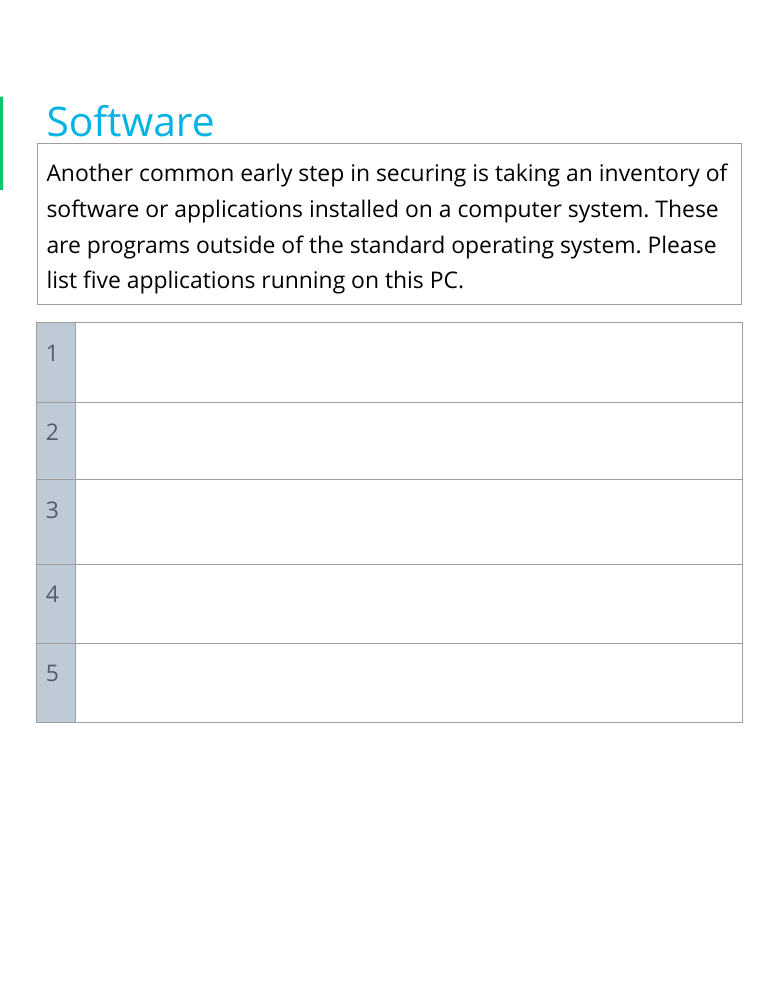
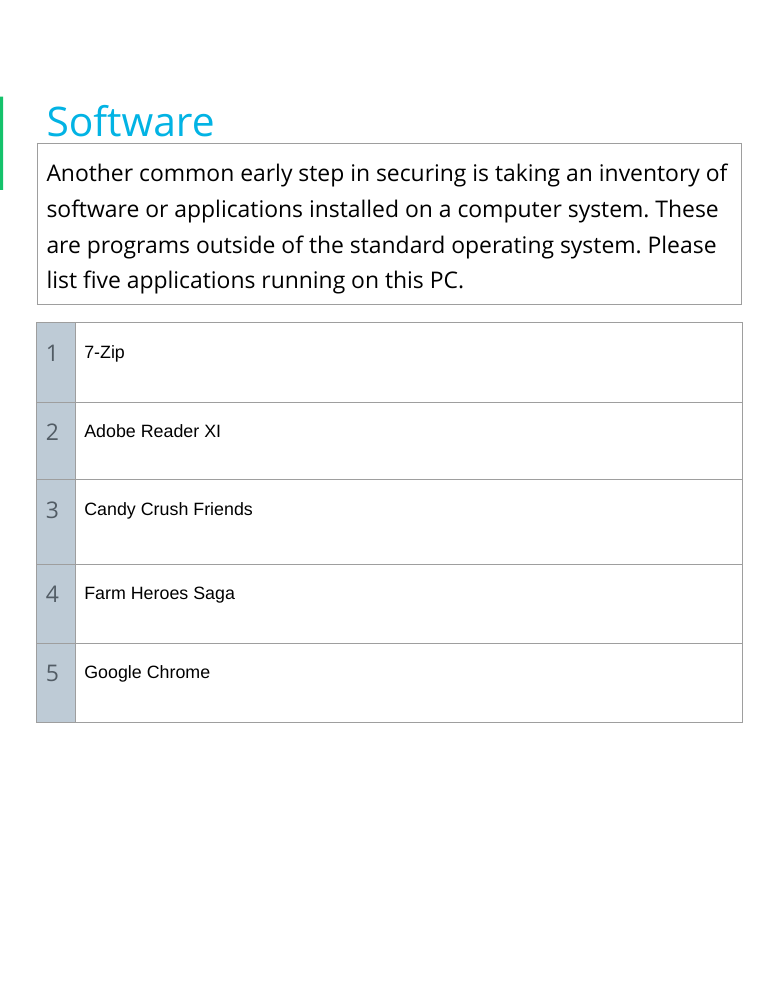
Before and after one commit to ZG089/DECI-PROJEKT, a slide deck: slide 5 of Project A/cyber-track-cubs-project-1-project-starter-template.pptx. Drawn at 779x1008 pixels with LibreOffice and Linux fonts; fonts in the diff are those of the drawing; background and template pictures are left out. Boxes give left, top, right and bottom in pixels: in the first picture for what was removed or moved away, otherwise in the second. Text is boxed around its words. In the diff, an @@ line names an element or a change of style, - is before the commit and + after.

```diff
--- a/Project A/cyber-track-cubs-project-1-project-starter-template.pptx
+++ b/Project A/cyber-track-cubs-project-1-project-starter-template.pptx
@@ table at <box>37,323,742,723</box> @@
-row 1, column 2: 
+row 1, column 2: 7-Zip
-row 2, column 2: 
+row 2, column 2: Adobe Reader XI
-row 3, column 2: 
+row 3, column 2: Candy Crush Friends
-row 4, column 2: 
+row 4, column 2: Farm Heroes Saga
-row 5, column 2: 
+row 5, column 2: Google Chrome
```
Also in this commit, not shown: 8 other slides changed.
